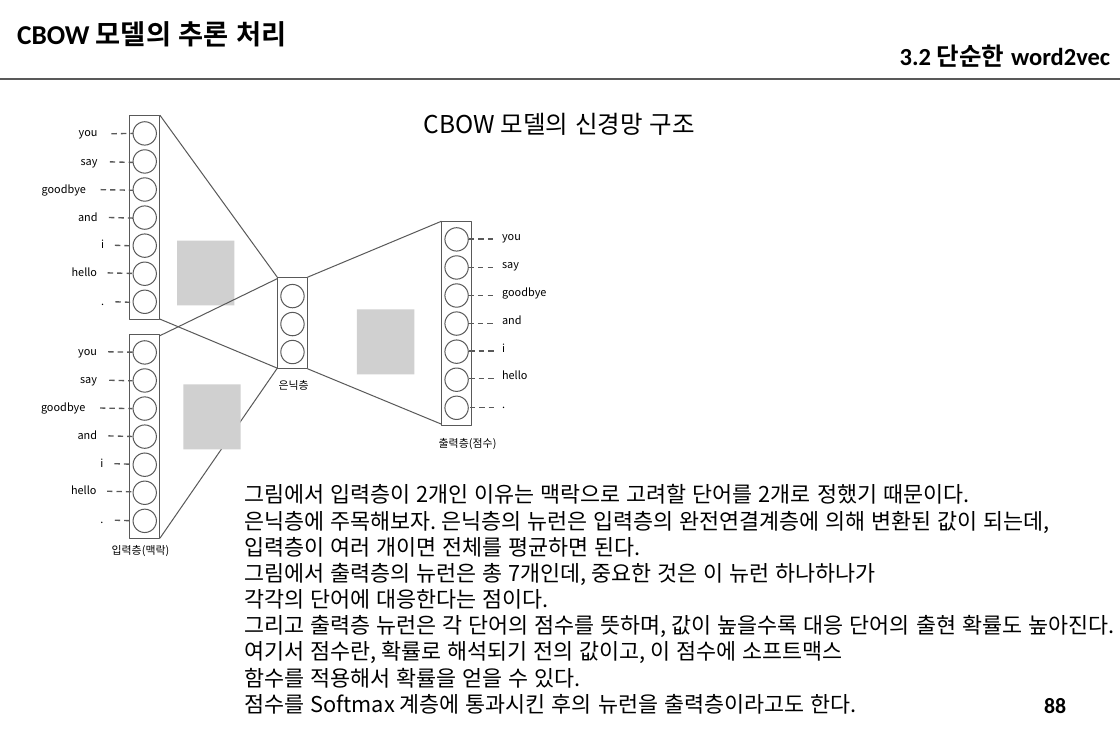
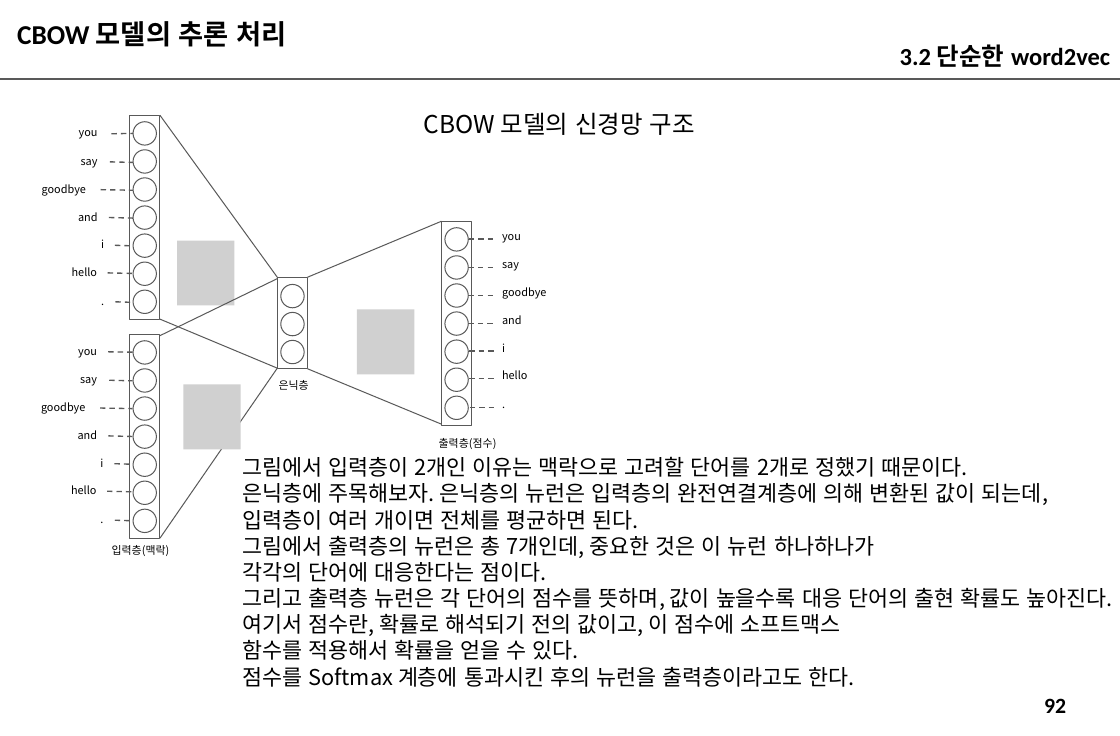
Before and after one commit to imguru-mooc/deep_learning_nlp, a slide deck: slide 92 of 인공지능_자연어처리_2_판서.pptx (slide 88 before the commit). Drawn at 1120x736 pixels with LibreOffice and Linux fonts; fonts in the diff are those of the drawing; grey boxes stand for pictures. Boxes give left, top, right and bottom in pixels: in the first picture for what was removed or moved away, otherwise in the second. Text is boxed around its words. In the diff, an @@ line names an element or a change of style, - is before the commit and + after.

```diff
--- a/인공지능_자연어처리_2_판서.pptx
+++ b/인공지능_자연어처리_2_판서.pptx
@@ text "그림에서 입력층이 2개인 이유는 맥락으로 ...": place and size @@
-text "그림에서 입력층이 2개인 이유는 맥락으로 ..." at <box>244,483,1114,714</box>
+text "그림에서 입력층이 2개인 이유는 맥락으로 ..." at <box>242,456,1112,687</box>
@@ page number at <box>1044,698,1066,713</box>: text changed @@
-88
+92
```
Also in this commit, not shown: 4 other slides changed, 7 slides added.
